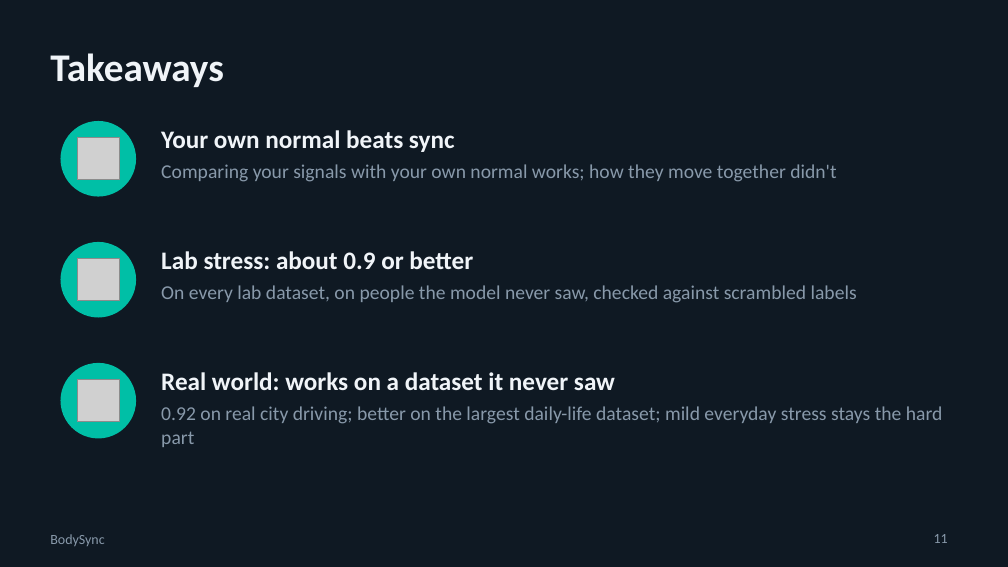
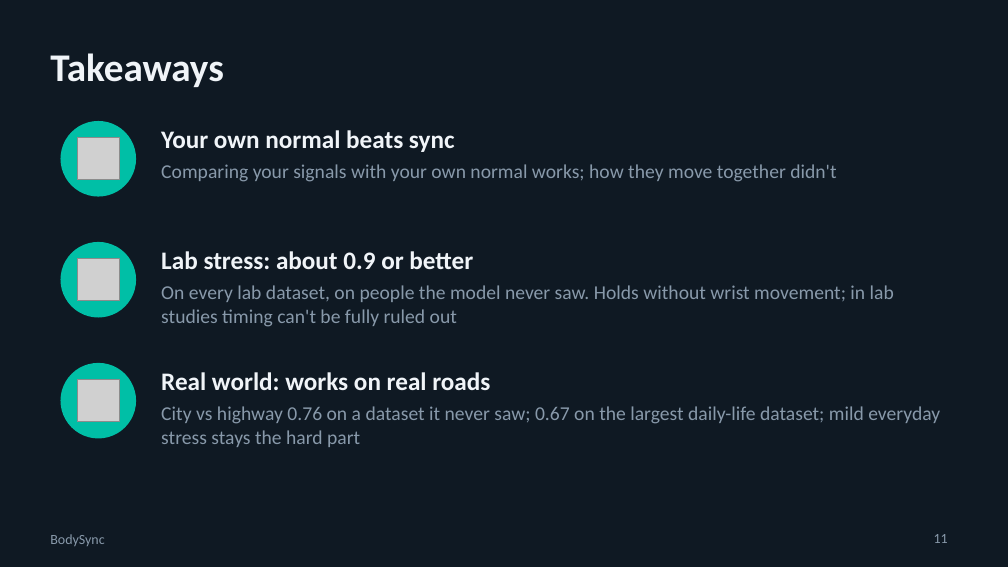
Before and after one commit to swaylakh/bodysync, a slide deck: slide 11 of docs/slides/BodySync_Final.pptx. Drawn at 1008x567 pixels with LibreOffice and Linux fonts; fonts in the diff are those of the drawing; grey boxes stand for pictures. Boxes give left, top, right and bottom in pixels: in the first picture for what was removed or moved away, otherwise in the second. Text is boxed around its words. In the diff, an @@ line names an element or a change of style, - is before the commit and + after.

```diff
--- a/docs/slides/BodySync_Final.pptx
+++ b/docs/slides/BodySync_Final.pptx
@@ text at [161, 285, 894, 327]: text changed @@
-On every lab dataset, on people the model never saw, checked against scrambled labels
+On every lab dataset, on people the model never saw. Holds without wrist movement; in lab studies timing can't be fully ruled out
@@ text at [161, 372, 490, 390]: text changed @@
-Real world: works on a dataset it never saw
+Real world: works on real roads
@@ text at [161, 406, 940, 447]: text changed @@
-0.92 on real city driving; better on the largest daily-life dataset; mild everyday stress stays the hard part
+City vs highway 0.76 on a dataset it never saw; 0.67 on the largest daily-life dataset; mild everyday stress stays the hard part
```
Also in this commit, not shown: 5 other slides changed, 14 other files.
